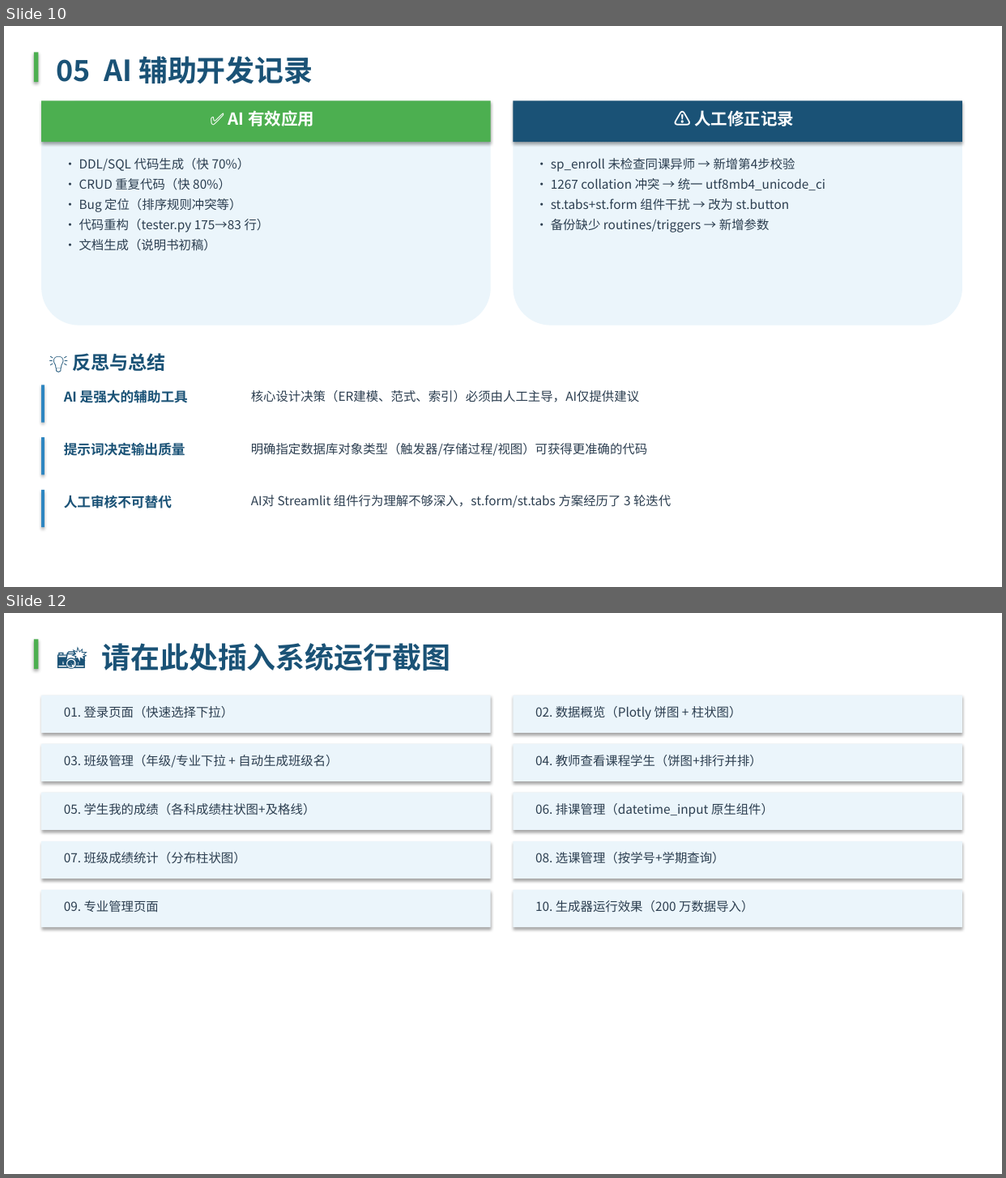
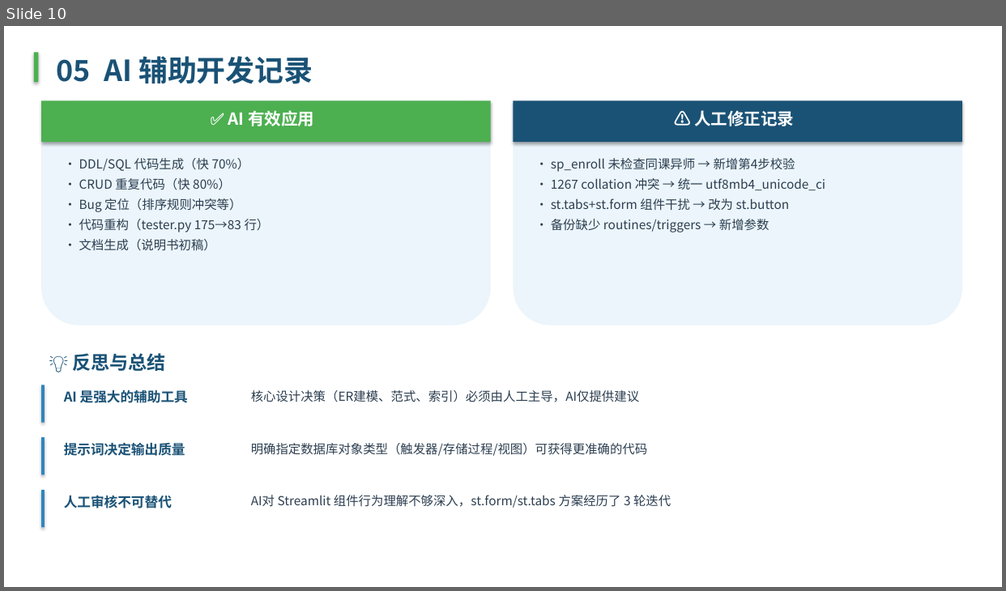
Before and after one commit to Dysnyma/db_sms, a slide deck: document/report/数据库系统课程设计_答辩PPT.pptx. Shown one above the other, each under a label of ours: slides 10 and 12 before the commit, slide 10 after it; the slides between them are not shown. The pictures are 1006x1178 and 1006x591 pixels, drawn with LibreOffice and Linux fonts; fonts in the diff are those of the drawing. Boxes give left, top, right and bottom in pixels: in the first picture for what was removed or moved away, otherwise in the second. Text is boxed around its words. In the diff, an @@ line names an element or a change of style, - is before the commit and + after.

Commit message:
docs: PPT 优化——移除截图占位，补充数据指标替代

```diff
--- a/document/report/数据库系统课程设计_答辩PPT.pptx
+++ b/document/report/数据库系统课程设计_答辩PPT.pptx
@@ slide 12 removed at <box>4,613,1002,1174</box>, background #FFFFFF @@
@@ rectangle removed at <box>34,639,39,669</box> @@
@@ text removed at <box>102,643,451,671</box> @@
-📸 请在此处插入系统运行截图
@@ rectangle removed at <box>41,696,491,733</box> @@
@@ text removed at <box>64,706,234,718</box> @@
-01. 登录页面（快速选择下拉）
@@ rectangle removed at <box>513,696,962,733</box> @@
@@ text removed at <box>535,706,742,720</box> @@
-02. 数据概览（Plotly 饼图 + 柱状图）
@@ rectangle removed at <box>41,744,491,781</box> @@
@@ text removed at <box>64,755,338,768</box> @@
-03. 班级管理（年级/专业下拉 + 自动生成班级名）
@@ rectangle removed at <box>513,744,962,781</box> @@
@@ text removed at <box>535,755,762,767</box> @@
-04. 教师查看课程学生（饼图+排行并排）
@@ rectangle removed at <box>41,793,491,830</box> @@
@@ text removed at <box>64,803,316,815</box> @@
-05. 学生我的成绩（各科成绩柱状图+及格线）
@@ rectangle removed at <box>513,793,962,830</box> @@
@@ text removed at <box>535,803,774,817</box> @@
-06. 排课管理（datetime_input 原生组件）
@@ rectangle removed at <box>41,841,491,879</box> @@
@@ text removed at <box>64,852,246,864</box> @@
-07. 班级成绩统计（分布柱状图）
@@ rectangle removed at <box>513,841,962,879</box> @@
@@ text removed at <box>535,852,725,864</box> @@
-08. 选课管理（按学号+学期查询）
@@ rectangle removed at <box>41,890,491,927</box> @@
@@ text removed at <box>64,901,159,913</box> @@
-09. 专业管理页面
@@ rectangle removed at <box>513,890,962,927</box> @@
@@ text removed at <box>535,901,753,913</box> @@
-10. 生成器运行效果（200 万数据导入）
```
Also in this commit, not shown: 2 slides changed, 1 other file.
